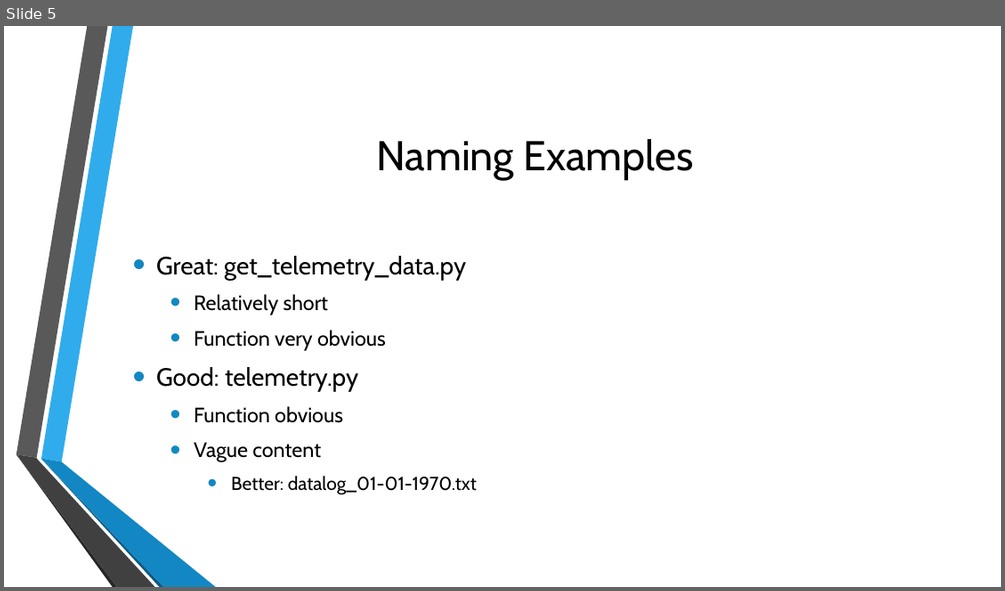
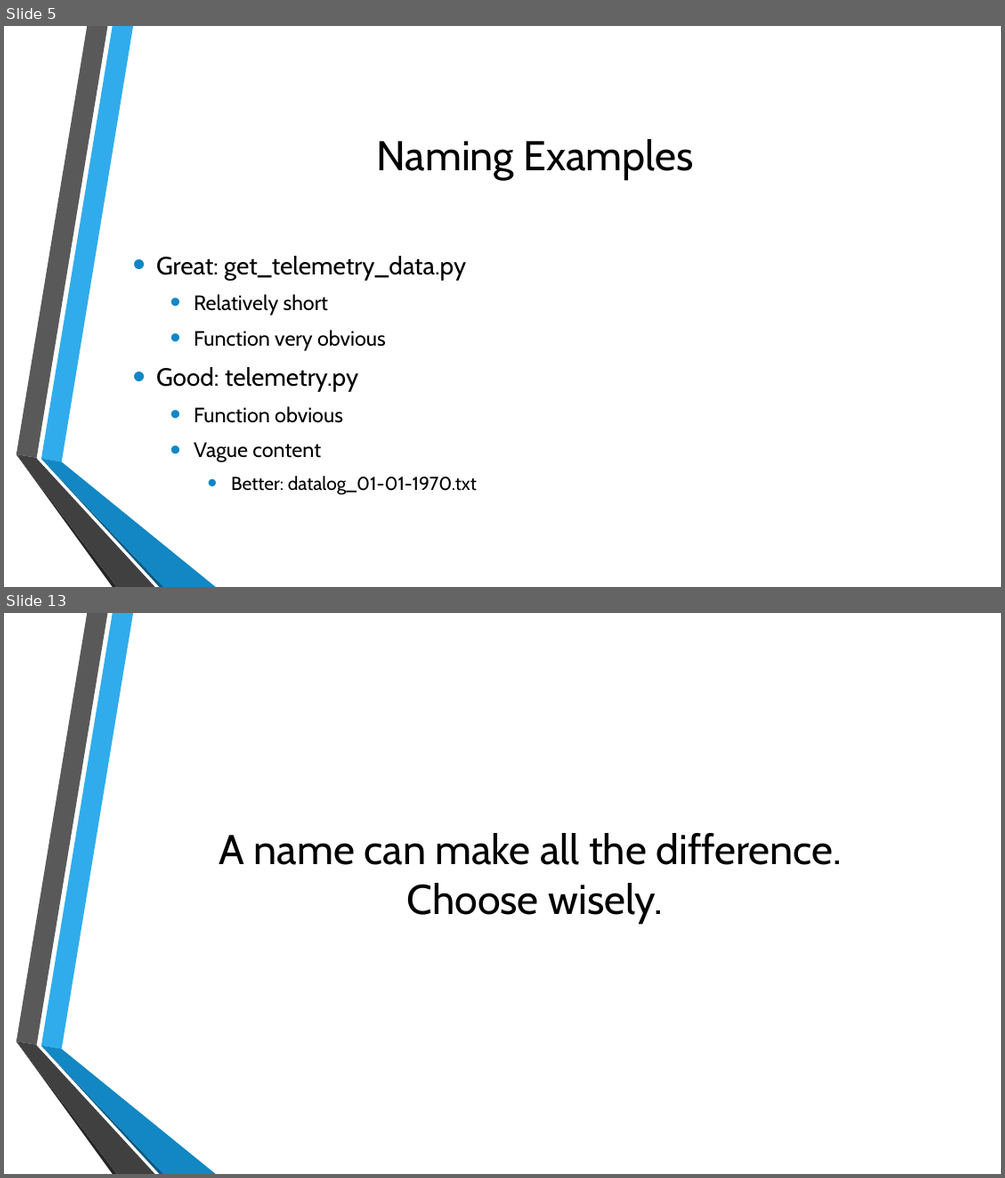
Before and after one commit to divalbanerjee/Programming, a slide deck: etc/organization.pptx. Shown one above the other, each under a label of ours: slide 5 before the commit, slides 5 and 13 after it; the slides between them are not shown. The pictures are 1005x591 and 1005x1178 pixels, drawn with LibreOffice and Linux fonts; fonts in the diff are those of the drawing; background and template pictures are left out. Boxes give left, top, right and bottom in pixels: in the first picture for what was removed or moved away, otherwise in the second. Text is boxed around its words. In the diff, an @@ line names an element or a change of style, - is before the commit and + after.

```diff
--- a/etc/organization.pptx
+++ b/etc/organization.pptx
@@ slide 13 added at [4, 613, 1001, 1174], background picture (left out); not listed: 6 template elements that a slide beside it also shows @@
@@ title added at [219, 833, 841, 924], 40 pt, text #000000 @@
+A name can make all the difference.
+Choose wisely.
```
Also in this commit, not shown: 4 slides changed, 18 other slides added, 1 slide removed.
